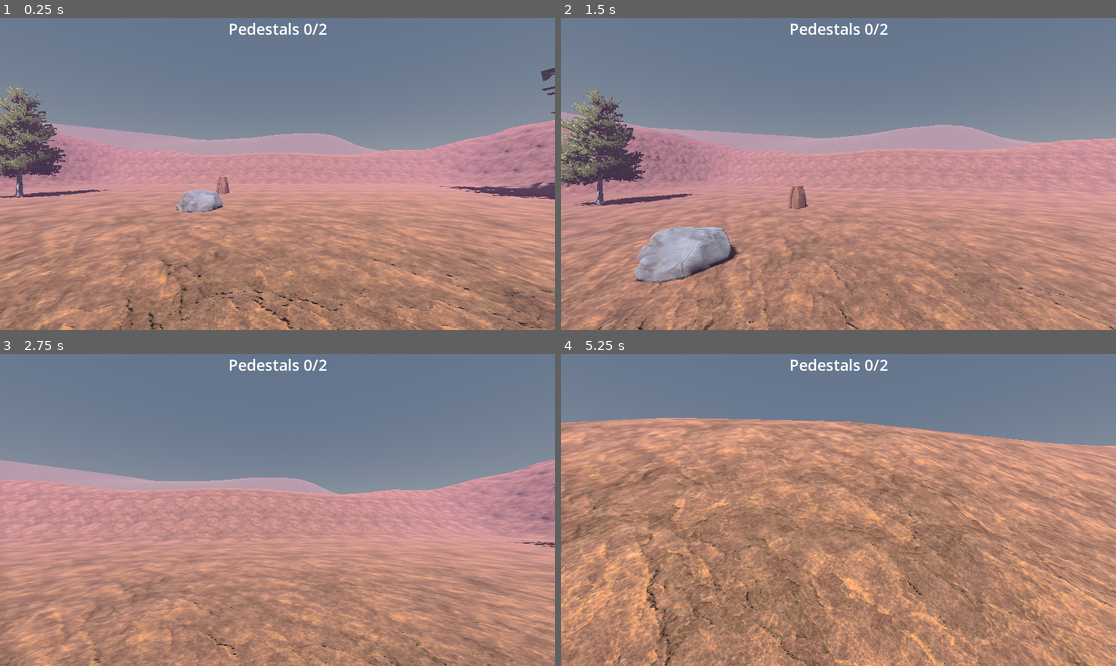
Above: before the commit, frames 1-4 (two rows, left to right).
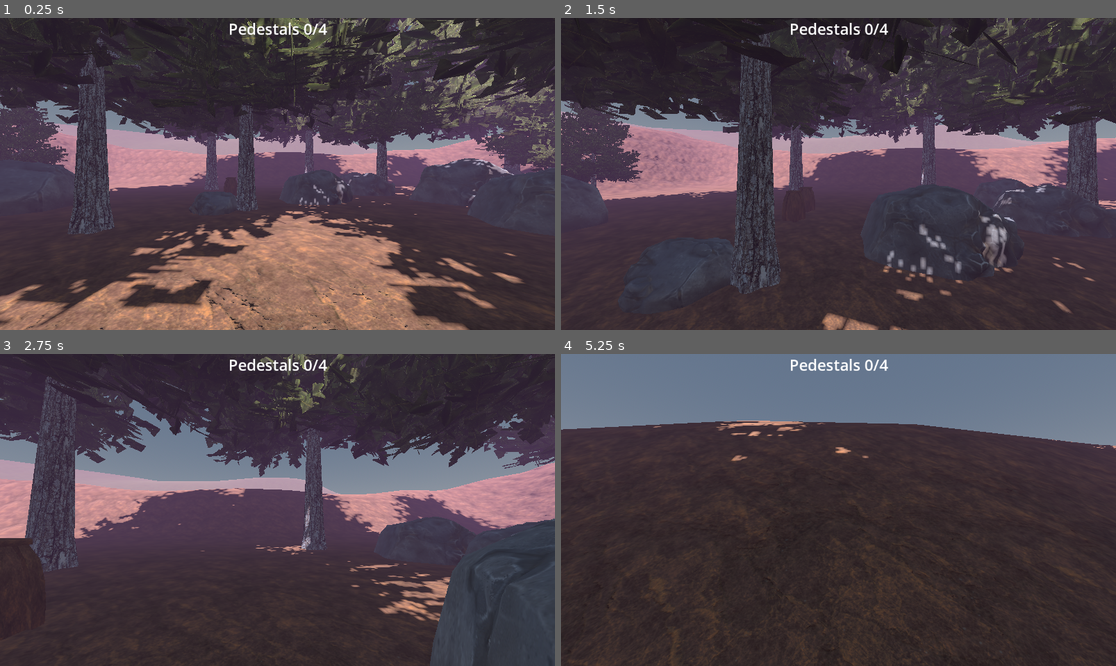
Above: after the commit, the same moments.

Repository: ryanttb/GodotChaos
Game: Godot game, scene res://walker_main.tscn
Two runs of this game, one before a commit and one after it. Both use one fixed random seed, a clock stepped at 60 frames per second and the inputs below.
Inputs (mouse positions are in pixels of both pictures, inside the frame that each line leads up to):
- Up to frame 1 (0.25 s): no input
- Up to frame 2 (1.5 s): tap Enter at 0.5 s; move the mouse to (866, 174) at 0.52 s; hold W (forward) from 0.53 s (still down); tap E (interact) at 0.6 s; tap Space (jump) at 0.77 s; move the mouse to (810, 174) at 1.27 s; tap Shift (run) at 1.35 s
- Up to frame 3 (2.75 s): keep holding W (forward); tap Space (jump) at 1.52 s; move the mouse to (288, 503) at 2.02 s; click (288, 503) at 2.1 s
- Up to frame 4 (5.25 s): keep holding W (forward); move the mouse to (832, 516) at 2.77 s; tap E (interact) at 2.85, 5.1 s; tap Space (jump) at 3.02, 3.77, 4.52 s; move the mouse to (877, 513) at 3.52 s; hold Shift (run) 3.53-4.28 s; move the mouse to (794, 506) at 4.27 s; click (794, 506) at 4.35 s; move the mouse to (844, 510) at 5.02 s

The runs differ from the first frame. In frame 1, 81% of the frame differs, in the area x 0-100%, y 0-100%; in frame 2, 88%; in frame 3, 83%; in frame 4, 77%.

Commit message:
remove debug

Diff:
--- a/walker/bug.tscn
+++ b/walker/bug.tscn
@@ -21,7 +21,6 @@
 shape = SubResource("CylinderShape3D_08avw")
 
 [node name="NavigationAgent3D" type="NavigationAgent3D" parent="."]
-debug_enabled = true
 
 [node name="StateMachine" type="Node" parent="." node_paths=PackedStringArray("default_state")]
 script = ExtResource("3_1bw5c")
--- a/walker/walker_main.tscn
+++ b/walker/walker_main.tscn
@@ -38,11 +38,8 @@
 [node name="WalkerMain" type="Node3D"]
 script = ExtResource("1_1mns7")
 RockScene = ExtResource("4_uw6mu")
-num_rocks = 2
 TreeScene = ExtResource("3_pklkr")
-num_trees = 2
 PedestalScene = ExtResource("6_tjqha")
-num_pedestals = 2
 
 [node name="WorldEnvironment" type="WorldEnvironment" parent="."]
 environment = SubResource("Environment_heg8d")
